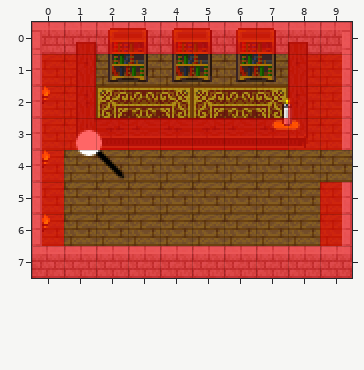
Tiled map (JSON): resources/Maps/glennhaven.json. The first picture shows the starting point.
Cells are 16x16 px. Shown: x 0..9, y 0..7.
Once edited:
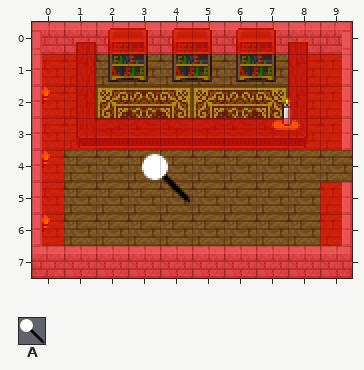
Key: from "pinheads_pinhead": A 0.
Objects are placed by their top-left corner, in cells (3,4 is the top-left corner of cell 3,4); size is 1x1 cell unless given.
What changed:
Layer "Object Layer 1":
added: A "Joshua" at 3.4,4.1 size 1.6x1.6
removed: A "YoungEntrepeneur" at 1.3,3.3 size 1.6x1.6
Changed places in both pictures, as pixel boxes (x1, y1, x2, y2):
removed: (76, 130, 126, 180)
added: (142, 154, 192, 204)
